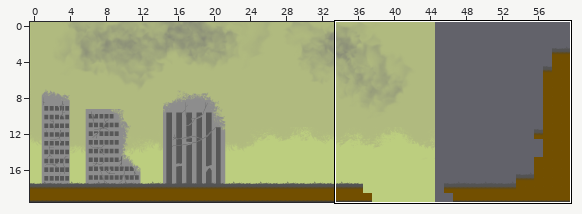
Tiled map -- data/map/intro.tmx. The picture above shows the old version from afar; the outline marks the close-up.
Close-up. Before the edit:
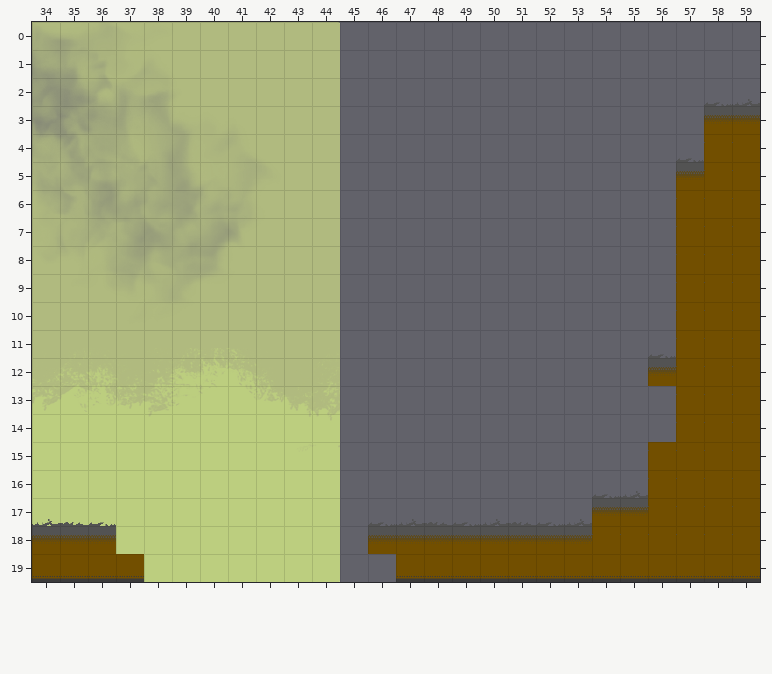
Cells are 32x32 px. Shown: x 34..59, y 0..19.
The same view after the edit:
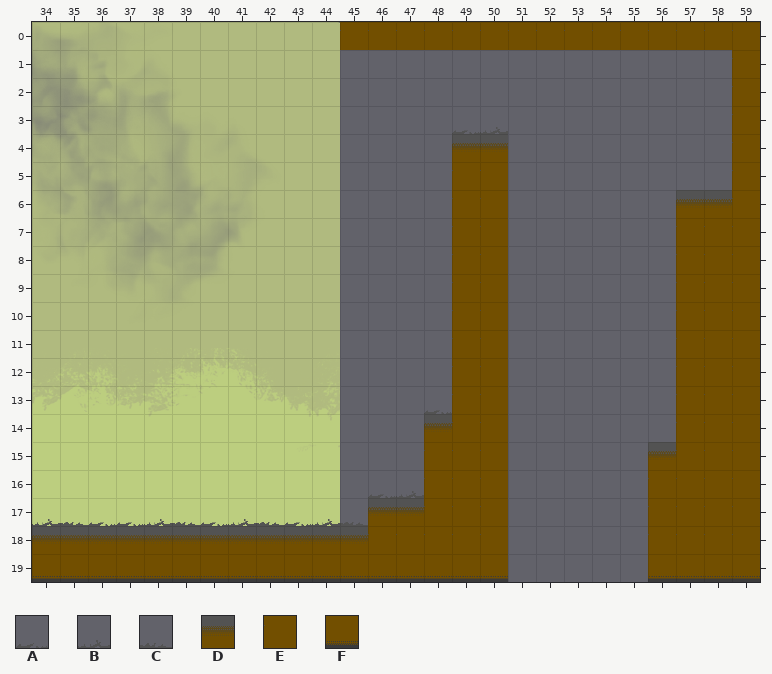
Key: from "tiles": A 0, B 1, C 2, D 5, E 6, F 7.
_ is an empty cell.
Tiles replaced or removed in this view: A, B, C, D, E, F.
Message: updated intro to require dash
Change:
Changed rows in their new state; . is an unchanged cell.
Layer "ground":
first column x 37:
 0 ........EEEEEEEEEEEEEEE
 1 ......................E
 2 ....................._E
 3 ............AB......._E
 4 ............DD......__.
 5 ............EE......__.
 6 ............EE......DD.
 7 ............EE.........
 8 ............EE.........
 9 ............EE.........
10 ............EE.........
11 ............EE....._...
12 ............EE....._...
13 ...........AEE.........
14 ...........DEE.........
15 ...........EEE.....D...
16 .........ABEEE...__....
17 ABCABCABCDDEEE_____....
18 DDDDDDDDDEEEEE_____....
19 .FFFFFFFFF...._____....
Pixel boxes of the changes (left, top, right, bottom) in both close-ups:
changed: (116, 22, 760, 582)
